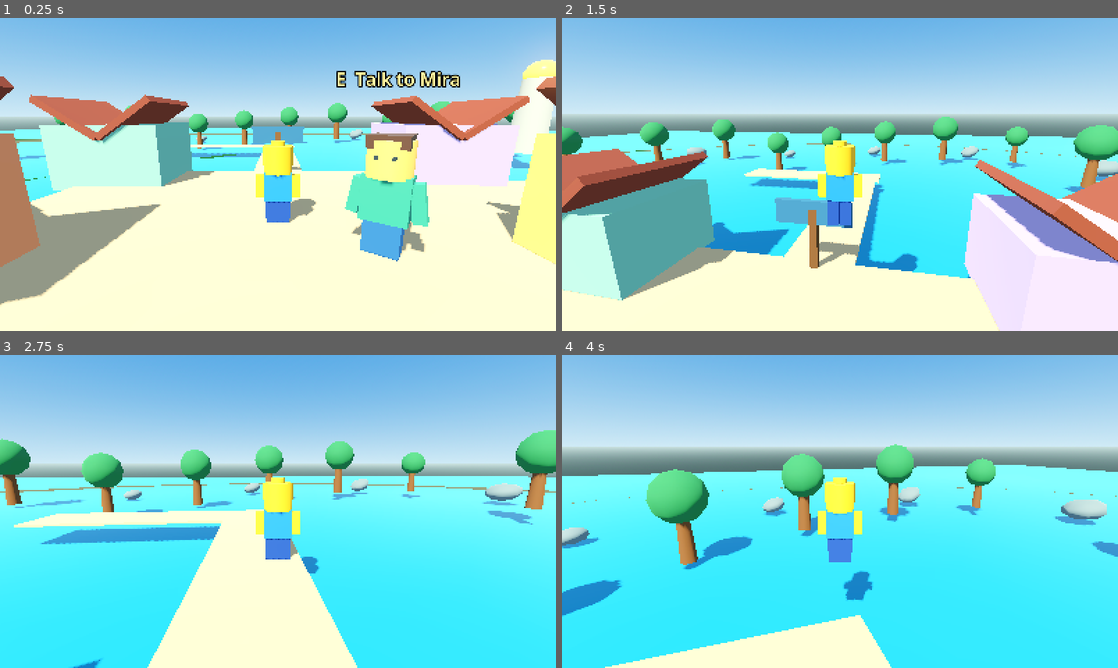
Above: before the commit, frames 1-4 (two rows, left to right).
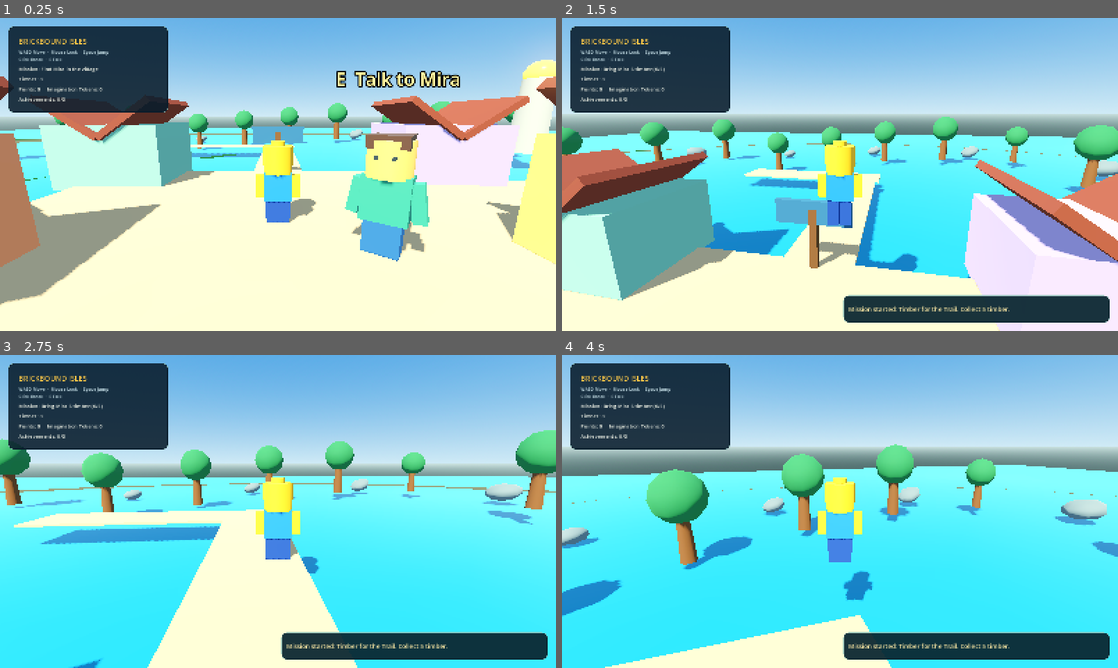
Above: after the commit, the same moments.

Repository: jackgotgamez/Brickbound-Isles
Game: Godot game, scene res://scenes/main.tscn
Two runs of this game, one before a commit and one after it. Both use one fixed random seed, a clock stepped at 60 frames per second and the inputs below.
Inputs (mouse positions are in pixels of both pictures, inside the frame that each line leads up to):
- Up to frame 1 (0.25 s): no input
- Up to frame 2 (1.5 s): tap Enter at 0.5 s; move the mouse to (867, 174) at 0.52 s; hold E (interact) 0.53-1.28 s; hold W (move_forward) from 0.53 s (still down); click (867, 174) at 0.67 s; tap Space (jump) at 0.77 s; move the mouse to (812, 174) at 1.27 s; click (812, 174) at 1.35 s
- Up to frame 3 (2.75 s): keep holding W (move_forward); tap Space (jump) at 1.52 s; tap E (interact) at 1.55 s; move the mouse to (289, 505) at 2.02 s; hold E (interact) from 2.03 s (still down); click (289, 505) at 2.17 s
- Up to frame 4 (4 s): keep holding W (move_forward); move the mouse to (834, 517) at 2.77 s; release E (interact) at 2.78 s; tap E (interact) at 2.85, 3.8 s; click (834, 517) at 2.92 s; tap Space (jump) at 3.02, 3.77 s; move the mouse to (878, 514) at 3.52 s; press the mouse at (878, 514) at 3.53 s

The runs differ from the first frame. In frame 1, 7.9% of the frame differs, in the area x 1-31%, y 2-31%; in frame 2, 12%, in the area x 1-99%, y 2-98%; in frame 3, 12%; in frame 4, 12%.

Commit message:
feat: add game HUD achievements and saves

Diff:
--- a/scenes/main.tscn
+++ b/scenes/main.tscn
@@ -1,7 +1,9 @@
-[gd_scene load_steps=6 format=3]
+[gd_scene load_steps=8 format=3]
 
 [ext_resource type="PackedScene" path="res://scenes/player.tscn" id="1_player"]
 [ext_resource type="Script" path="res://scripts/world_builder.gd" id="2_world_builder"]
+[ext_resource type="Script" path="res://scripts/main.gd" id="3_main"]
+[ext_resource type="Script" path="res://scripts/hud.gd" id="4_hud"]
 
 [sub_resource type="ProceduralSkyMaterial" id="SkyMaterial_day"]
 sky_top_color = Color(0.21, 0.48, 0.8, 1)
@@ -23,6 +25,7 @@
 glow_enabled = true
 
 [node name="Main" type="Node3D"]
+script = ExtResource("3_main")
 
 [node name="World" type="Node3D" parent="."]
 script = ExtResource("2_world_builder")
@@ -38,3 +41,6 @@
 
 [node name="Player" parent="." instance=ExtResource("1_player")]
 position = Vector3(0, 1.05, 0)
+
+[node name="HUD" type="CanvasLayer" parent="."]
+script = ExtResource("4_hud")
--- a/scripts/game_state.gd
+++ b/scripts/game_state.gd
@@ -41,6 +41,7 @@
 	quest_stage = "completed"
 	points += TIMBER_QUEST_REWARD_POINTS
 	imagination_tokens += TIMBER_QUEST_REWARD_TOKENS
+	unlock_achievement("first_quest")
 	notification_requested.emit("Mission complete! +100 points and +10 Imagination Tokens.")
 	progress_changed.emit()
 	return true
--- /dev/null
+++ b/scripts/hud.gd
@@ -0,0 +1,141 @@
+class_name GameHUD
+extends CanvasLayer
+
+const ACHIEVEMENT_NAMES := {
+	"first_pickup": "First Find",
+	"first_tree": "Forest Friend",
+	"first_quest": "Helping Hand",
+}
+
+var _quest_label: Label
+var _timber_label: Label
+var _wallet_label: Label
+var _achievement_label: Label
+var _toast_panel: PanelContainer
+var _toast_label: Label
+var _toast_timer: Timer
+
+func _ready() -> void:
+	layer = 10
+	_build_hud()
+	GameState.progress_changed.connect(refresh)
+	GameState.notification_requested.connect(_show_notification)
+	refresh()
+
+func refresh() -> void:
+	if _quest_label == null:
+		return
+	var timber_count: int = GameState.inventory.get("timber", 0)
+	match GameState.quest_stage:
+		"not_started":
+			_quest_label.text = "Mission: Find Mira in the village"
+		"active":
+			_quest_label.text = "Mission: Bring Mira 5 timber (%d/5)" % mini(timber_count, GameState.TIMBER_QUEST_REQUIREMENT)
+		"completed":
+			_quest_label.text = "Mission: Timber for the Trail ✓"
+	_timber_label.text = "Timber: %d" % timber_count
+	_wallet_label.text = "Points: %d     Imagination Tokens: %d" % [GameState.points, GameState.imagination_tokens]
+	var unlocked_names: Array[String] = []
+	for achievement_id: String in GameState.achievements:
+		if ACHIEVEMENT_NAMES.has(achievement_id):
+			unlocked_names.append(ACHIEVEMENT_NAMES[achievement_id])
+	if unlocked_names.is_empty():
+		_achievement_label.text = "Achievements: 0/3"
+	else:
+		_achievement_label.text = "Achievements: %d/3  ·  %s" % [unlocked_names.size(), ", ".join(unlocked_names)]
+
+func _build_hud() -> void:
+	var panel := PanelContainer.new()
+	panel.name = "ProgressPanel"
+	panel.offset_left = 24.0
+	panel.offset_top = 24.0
+	panel.offset_right = 484.0
+	panel.offset_bottom = 238.0
+	panel.add_theme_stylebox_override("panel", _panel_style(Color(0.035, 0.11, 0.17, 0.88)))
+	add_child(panel)
+
+	var margin := MarginContainer.new()
+	margin.name = "Margin"
+	for side: int in [SIDE_LEFT, SIDE_TOP, SIDE_RIGHT, SIDE_BOTTOM]:
+		margin.add_theme_constant_override("margin_%s" % ["left", "top", "right", "bottom"][side], 16)
+	panel.add_child(margin)
+	var content := VBoxContainer.new()
+	content.name = "Content"
+	content.add_theme_constant_override("separation", 7)
+	margin.add_child(content)
+
+	var title := Label.new()
+	title.text = "BRICKBOUND ISLES"
+	title.add_theme_font_size_override("font_size", 21)
+	title.add_theme_color_override("font_color", Color(1.0, 0.79, 0.28, 1.0))
+	content.add_child(title)
+	var controls := Label.new()
+	controls.name = "ControlsLabel"
+	controls.text = "WASD Move  ·  Mouse Look  ·  Space Jump\nClick Break  ·  E Talk"
+	controls.add_theme_font_size_override("font_size", 13)
+	controls.add_theme_color_override("font_color", Color(0.78, 0.88, 0.91, 1.0))
+	content.add_child(controls)
+	_quest_label = _add_status_label(content, "QuestLabel")
+	_timber_label = _add_status_label(content, "TimberLabel")
+	_wallet_label = _add_status_label(content, "WalletLabel")
+	_achievement_label = _add_status_label(content, "AchievementLabel")
+
+	_toast_panel = PanelContainer.new()
+	_toast_panel.name = "NotificationPanel"
+	_toast_panel.anchor_left = 0.5
+	_toast_panel.anchor_top = 1.0
+	_toast_panel.anchor_right = 1.0
+	_toast_panel.anchor_bottom = 1.0
+	_toast_panel.offset_left = 10.0
+	_toast_panel.offset_top = -102.0
+	_toast_panel.offset_right = -24.0
+	_toast_panel.offset_bottom = -24.0
+	_toast_panel.add_theme_stylebox_override("panel", _panel_style(Color(0.04, 0.15, 0.19, 0.94)))
+	_toast_label = Label.new()
+	_toast_label.name = "NotificationLabel"
+	_toast_label.add_theme_font_size_override("font_size", 18)
+	_toast_label.add_theme_color_override("font_color", Color(1.0, 0.92, 0.65, 1.0))
+	_toast_label.autowrap_mode = TextServer.AUTOWRAP_WORD_SMART
+	_toast_label.custom_minimum_size = Vector2(360.0, 0.0)
+	_toast_panel.add_child(_toast_label)
+	_toast_panel.visible = false
+	add_child(_toast_panel)
+
+	_toast_timer = Timer.new()
+	_toast_timer.one_shot = true
+	_toast_timer.wait_time = 3.5
+	_toast_timer.timeout.connect(func() -> void: _toast_panel.visible = false)
+	add_child(_toast_timer)
+
+func _add_status_label(parent: VBoxContainer, label_name: String) -> Label:
+	var label := Label.new()
+	label.name = label_name
+	label.add_theme_font_size_override("font_size", 15)
+	label.add_theme_color_override("font_color", Color(0.96, 0.97, 0.92, 1.0))
+	parent.add_child(label)
+	return label
+
+func _show_notification(message: String) -> void:
+	if _toast_label == null:
+		return
+	_toast_label.text = message
+	_toast_panel.visible = true
+	_toast_timer.start()
+
+func _panel_style(color: Color) -> StyleBoxFlat:
+	var style := StyleBoxFlat.new()
+	style.bg_color = color
+	style.corner_radius_top_left = 14
+	style.corner_radius_top_right = 14
+	style.corner_radius_bottom_left = 14
+	style.corner_radius_bottom_right = 14
+	style.content_margin_left = 14.0
+	style.content_margin_top = 12.0
+	style.content_margin_right = 14.0
+	style.content_margin_bottom = 12.0
+	style.border_width_left = 1
+	style.border_width_top = 1
+	style.border_width_right = 1
+	style.border_width_bottom = 1
+	style.border_color = Color(0.57, 0.76, 0.73, 0.45)
+	return style
--- /dev/null
+++ b/scripts/main.gd
@@ -0,0 +1,20 @@
+extends Node3D
+
+@export var save_path := "user://brickbound_save.json"
+@onready var player: PlayerController = $Player
+
+func _ready() -> void:
+	GameState.load_progress(save_path)
+	if GameState.player_position != Vector3.ZERO:
+		player.global_position = GameState.player_position
+	GameState.progress_changed.connect(_on_progress_changed)
+
+func _notification(what: int) -> void:
+	if what == NOTIFICATION_WM_CLOSE_REQUEST:
+		var current_player := get_node_or_null("Player") as CharacterBody3D
+		if current_player != null and current_player.is_inside_tree():
+			GameState.update_player_position(current_player.global_position)
+		GameState.save_progress(save_path)
+
+func _on_progress_changed() -> void:
+	GameState.save_progress(save_path)
--- a/scripts/pickup.gd
+++ b/scripts/pickup.gd
@@ -18,4 +18,5 @@
 		return
 	collected = true
 	GameState.collect_item(item_id, amount)
+	GameState.unlock_achievement("first_pickup")
 	queue_free()
--- /dev/null
+++ b/tests/progress_features_test.gd
@@ -0,0 +1,81 @@
+extends RefCounted
+
+func run(state: Variant) -> Array[String]:
+	var errors: Array[String] = []
+	state.inventory.clear()
+	state.quest_stage = "not_started"
+	state.player_position = Vector3(2.5, 1.2, -7.0)
+	state.points = 0
+	state.imagination_tokens = 0
+	state.achievements.clear()
+	_remove_user_file("user://brickbound_missing_test.json")
+
+	var scene_tree := Engine.get_main_loop() as SceneTree
+	var test_world := Node3D.new()
+	scene_tree.root.add_child(test_world)
+	var player := Node3D.new()
+	player.add_to_group("player")
+	test_world.add_child(player)
+
+	var pickup: Pickup = load("res://scenes/pickup.tscn").instantiate()
+	test_world.add_child(pickup)
+	pickup.collect_for(player)
+	_expect(state.achievements.has("first_pickup"), "first pickup should unlock its achievement", errors)
+	_expect(state.achievements.count("first_pickup") == 1, "first pickup achievement should unlock once", errors)
+
+	var tree: TreeResource = load("res://scenes/tree.tscn").instantiate()
+	test_world.add_child(tree)
+	tree.hit()
+	tree.hit()
+	tree.hit()
+	_expect(state.achievements.has("first_tree"), "first tree should unlock its achievement", errors)
+
+	var giver: QuestGiver = load("res://scenes/quest_giver.tscn").instantiate()
+	test_world.add_child(giver)
+	giver.interact()
+	state.collect_item("timber", 5)
+	giver.interact()
+	_expect(state.achievements.has("first_quest"), "first completed mission should unlock its achievement", errors)
+	_expect(state.points == 100 and state.imagination_tokens == 10, "quest reward should remain 100 points and 10 tokens", errors)
+	_expect(state.save_progress("user://brickbound_progress_test.json"), "progress should save to a test path", errors)
+
+	state.inventory.clear()
+	state.quest_stage = "not_started"
+	state.player_position = Vector3.ZERO
+	state.points = 0
+	state.imagination_tokens = 0
+	state.achievements.clear()
+	_expect(state.load_progress("user://brickbound_progress_test.json"), "saved progress should load", errors)
+	_expect(state.inventory.get("timber", 0) == 1, "completed quest should consume five timber", errors)
+	_expect(state.player_position.is_equal_approx(Vector3(2.5, 1.2, -7.0)), "player position should survive a round trip", errors)
+	_expect(state.points == 100 and state.imagination_tokens == 10, "quest rewards should survive a round trip", errors)
+	for achievement: String in ["first_pickup", "first_tree", "first_quest"]:
+		_expect(state.achievements.has(achievement), "%s should survive a round trip" % achievement, errors)
+
+	state.points = 5
+	_expect(not state.load_progress("user://brickbound_missing_test.json"), "missing save should report defaults", errors)
+	_expect(state.points == 0 and state.achievements.is_empty(), "missing save should restore safe defaults", errors)
+
+	var malformed := FileAccess.open("user://brickbound_malformed_test.json", FileAccess.WRITE)
+	if malformed == null:
+		errors.append("malformed-save fixture should be writable")
+	else:
+		malformed.store_string("{ malformed")
+		malformed.close()
+		state.points = 9
+		_expect(not state.load_progress("user://brickbound_malformed_test.json"), "malformed save should report defaults", errors)
+		_expect(state.points == 0 and state.inventory.is_empty(), "malformed save should restore safe defaults", errors)
+
+	test_world.free()
+	for path: String in ["user://brickbound_progress_test.json", "user://brickbound_malformed_test.json"]:
+		if FileAccess.file_exists(path):
+			DirAccess.remove_absolute(ProjectSettings.globalize_path(path))
+	return errors
+
+func _expect(condition: bool, message: String, errors: Array[String]) -> void:
+	if not condition:
+		errors.append(message)
+
+func _remove_user_file(path: String) -> void:
+	if FileAccess.file_exists(path):
+		DirAccess.remove_absolute(ProjectSettings.globalize_path(path))
--- a/tests/run_tests.gd
+++ b/tests/run_tests.gd
@@ -15,6 +15,7 @@
 		"res://tests/game_state_test.gd",
 		"res://tests/scene_smoke_test.gd",
 		"res://tests/world_loop_test.gd",
+		"res://tests/progress_features_test.gd",
 	]:
 		var test_script: Script = load(test_path)
 		if test_script == null:
--- a/tests/runtime_smoke_test.gd
+++ b/tests/runtime_smoke_test.gd
@@ -2,13 +2,18 @@
 
 func run(scene_tree: SceneTree) -> Array[String]:
 	var errors: Array[String] = []
+	var runtime_save_path := "user://brickbound_runtime_test_save.json"
+	_remove_user_file(runtime_save_path)
+	GameState.inventory.clear()
+	GameState.quest_stage = "not_started"
+	GameState.player_position = Vector3.ZERO
+	GameState.points = 0
+	GameState.imagination_tokens = 0
+	GameState.achievements.clear()
 	var main_scene: PackedScene = load("res://scenes/main.tscn")
 	var main: Node3D = main_scene.instantiate()
+	main.set("save_path", runtime_save_path)
 	scene_tree.root.add_child(main)
-	GameState.inventory.clear()
-	GameState.quest_stage = "not_started"
-	GameState.points = 0
-	GameState.imagination_tokens = 0
 	await scene_tree.physics_frame
 	await scene_tree.physics_frame
 
@@ -38,6 +43,16 @@
 	_expect(giver.get_node("QuestPrompt").visible, "NPC prompt should show when the minifig is close", errors)
 	player._try_interact()
 	_expect(GameState.quest_stage == "active", "E should start the NPC mission", errors)
+	var hud := main.get_node_or_null("HUD") as GameHUD
+	_expect(hud != null, "main scene should include the game HUD", errors)
+	if hud != null:
+		var quest_label := hud.get_node_or_null("ProgressPanel/Margin/Content/QuestLabel") as Label
+		_expect(quest_label != null, "HUD should include a mission label", errors)
+		if quest_label != null:
+			_expect(quest_label.text.contains("Bring Mira 5 timber"), "HUD should show the active mission", errors)
+	_expect(FileAccess.file_exists(runtime_save_path), "mission progress should autosave", errors)
+	var saved_data: Variant = JSON.parse_string(FileAccess.get_file_as_string(runtime_save_path))
+	_expect(typeof(saved_data) == TYPE_DICTIONARY and saved_data.get("quest_stage") == "active", "autosave should contain the active mission", errors)
 
 	var resources := scene_tree.get_nodes_in_group("resources")
 	_expect(resources.size() >= 1, "island forest should contain gatherable trees", errors)
@@ -53,8 +68,24 @@
 
 	main.queue_free()
 	await scene_tree.process_frame
+	var relaunched_main: Node3D = main_scene.instantiate()
+	relaunched_main.set("save_path", runtime_save_path)
+	scene_tree.root.add_child(relaunched_main)
+	await scene_tree.physics_frame
+	_expect(GameState.quest_stage == "active", "relaunch should restore the active mission", errors)
+	_expect(GameState.achievements.has("first_tree"), "relaunch should restore earned achievements", errors)
+	var relaunched_hud := relaunched_main.get_node("HUD") as GameHUD
+	var relaunched_quest_label := relaunched_hud.get_node("ProgressPanel/Margin/Content/QuestLabel") as Label
+	_expect(relaunched_quest_label.text.contains("Bring Mira 5 timber"), "relaunch HUD should restore mission progress", errors)
+	relaunched_main.queue_free()
+	await scene_tree.process_frame
+	_remove_user_file(runtime_save_path)
 	return errors
 
 func _expect(condition: bool, message: String, errors: Array[String]) -> void:
 	if not condition:
 		errors.append(message)
+
+func _remove_user_file(path: String) -> void:
+	if FileAccess.file_exists(path):
+		DirAccess.remove_absolute(ProjectSettings.globalize_path(path))
Not shown, added: scripts/hud.gd.uid
Not shown, added: scripts/main.gd.uid
Not shown, added: tests/progress_features_test.gd.uid
Not shown, changed: docs/superpowers/plans/2026-10-19-brickbound-isles.md
